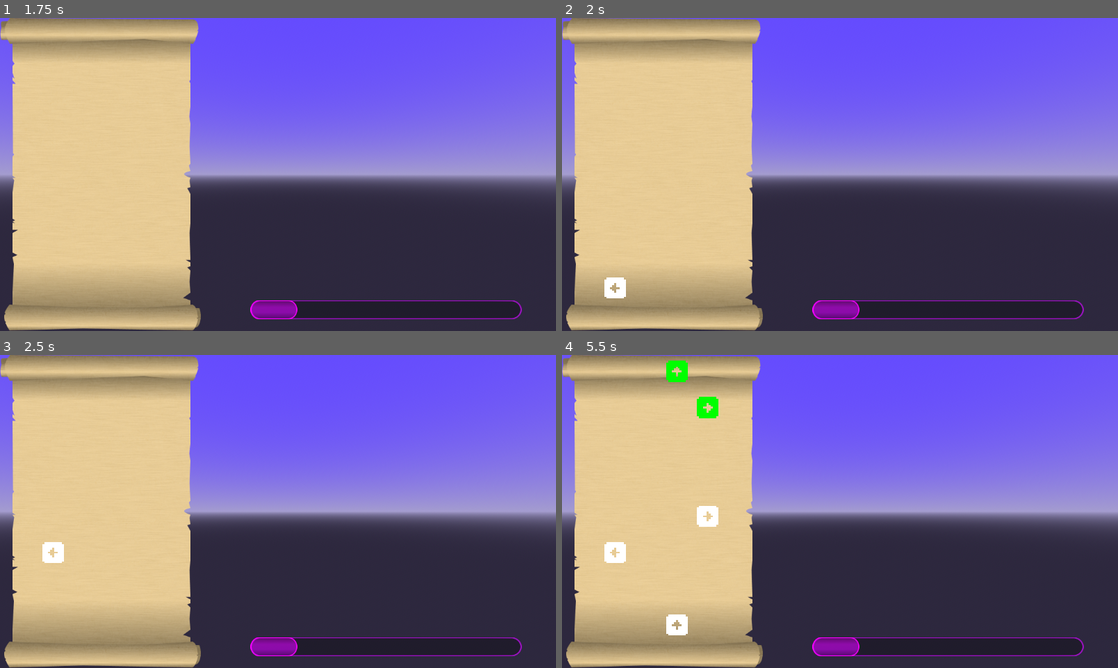
Above: before the commit, frames 1-4 (two rows, left to right).
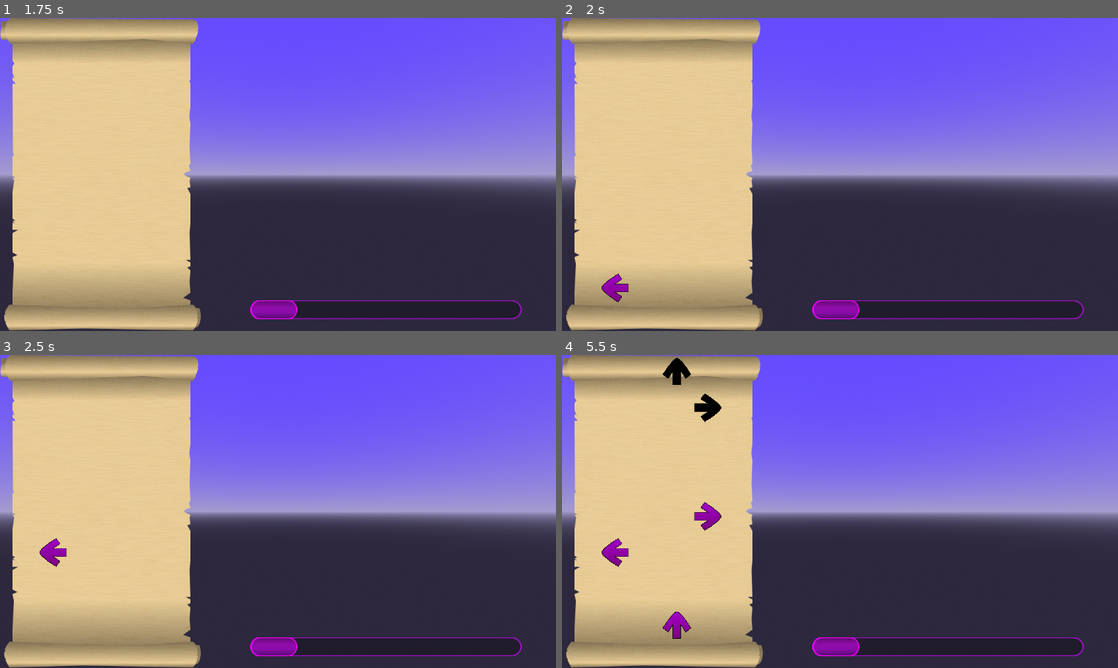
Above: after the commit, the same moments.

Repository: Yngwarr/ludum-dare-55
Game: Godot game, scene res://scenes/MainMenu.tscn
Same seed, same stepped clock (60 frames per second), same inputs: the game is played once before the commit and once after it. The engine's default icon, where the game draws it, is replaced by a stand-in: a white triangle on a blue panel in a dark square.
Inputs:
- Up to frame 1 (1.75 s): click "Start" at 0.5 s; tap Enter at 1.25 s; hold Right (game_right) from 1.28 s (still down)
- Up to frame 2 (2 s): keep holding Right (game_right)
- Up to frame 3 (2.5 s): release Right (game_right) at 2.03 s; hold Down (game_down) from 2.03 s (still down)
- Up to frame 4 (5.5 s): release Down (game_down) at 2.78 s; hold Right (game_right) 2.78-3.53 s; hold Up (game_up) 3.53-4.28 s; hold Left (game_left) from 4.28 s (still down)

Frame 1 is identical in both runs. In frame 2, 0.3% of the frame differs, in the area x 7-12%, y 81-91%; in frame 3, 0.3%; in frame 4, 1.5%, in the area x 7-29%, y 0-91%.

Commit message:
change arrows

Diff:
--- a/scenes/Prompt.tscn
+++ b/scenes/Prompt.tscn
@@ -1,17 +1,21 @@
-[gd_scene load_steps=4 format=3 uid="uid://dqxmx546o8wko"]
+[gd_scene load_steps=8 format=3 uid="uid://dqxmx546o8wko"]
 
 [ext_resource type="Texture2D" uid="uid://cbojivyq5kgh2" path="res://img/arrow_up.png" id="1_d0i5s"]
 [ext_resource type="Script" path="res://src/Prompt.gd" id="1_h5f3l"]
+[ext_resource type="Texture2D" uid="uid://blvhe55c2qay5" path="res://img/Left.png" id="2_kgbhb"]
+[ext_resource type="Texture2D" uid="uid://b8oup5ly33ft6" path="res://img/Down.png" id="3_e817s"]
+[ext_resource type="Texture2D" uid="uid://c0mxnr8dvpslh" path="res://img/Up.png" id="4_fcy28"]
+[ext_resource type="Texture2D" uid="uid://de8cvyigq3m83" path="res://img/Right.png" id="5_nmn8i"]
 
 [sub_resource type="CircleShape2D" id="CircleShape2D_ivig6"]
 radius = 22.0
 
 [node name="Prompt" type="Node2D"]
 script = ExtResource("1_h5f3l")
+arrow_textures = Array[Texture2D]([ExtResource("2_kgbhb"), ExtResource("3_e817s"), ExtResource("4_fcy28"), ExtResource("5_nmn8i")])
 
-[node name="ArrowUp" type="Sprite2D" parent="."]
+[node name="View" type="Sprite2D" parent="."]
 texture_filter = 1
-scale = Vector2(4, 4)
 texture = ExtResource("1_d0i5s")
 
 [node name="Area2D" type="Area2D" parent="."]
--- a/src/MelodyController.gd
+++ b/src/MelodyController.gd
@@ -20,52 +20,52 @@
 var notes
 
 func _ready() -> void:
-    notes = prepare_song(song_path)
-    start_delay = abs(spawn_marker.position.y - catch_marker.position.y) / prompt_speed
+	notes = prepare_song(song_path)
+	start_delay = abs(spawn_marker.position.y - catch_marker.position.y) / prompt_speed
 
-    play()
+	play()
 
 func _physics_process(delta: float) -> void:
-    if !running:
-        return
+	if !running:
+		return
 
-    progress += delta
+	progress += delta
 
-    if !music_playing and progress >= 0:
-        music_playing = true
-        music.play()
+	if !music_playing and progress >= 0:
+		music_playing = true
+		music.play()
 
-    if cursor >= len(notes):
-        return
+	if cursor >= len(notes):
+		return
 
-    if progress < notes[cursor]["time"] - start_delay:
-        return
+	if progress < notes[cursor]["time"] - start_delay:
+		return
 
-    spawn_prompt(note_to_prompt(notes[cursor]["name"]))
-    cursor += 1
+	spawn_prompt(note_to_prompt(notes[cursor]["name"]))
+	cursor += 1
 
 func note_to_prompt(note_name: String):
-    match note_name:
-        "D3": return 0
-        "G3": return 1
-        "F3": return 2
-        _: return 3
+	match note_name:
+		"D3": return 0
+		"G3": return 1
+		"F3": return 2
+		_: return 3
 
 func prepare_song(path: String) -> Variant:
-    var file := FileAccess.open(path, FileAccess.READ)
-    var content := file.get_as_text()
-    var json = JSON.parse_string(content)
+	var file := FileAccess.open(path, FileAccess.READ)
+	var content := file.get_as_text()
+	var json = JSON.parse_string(content)
 
-    return json["tracks"][0]["notes"]
+	return json["tracks"][0]["notes"]
 
 func play() -> void:
-    running = true
+	running = true
 
 func spawn_prompt(idx: int) -> void:
-    var prompt = prompt_scene.instantiate()
+	var prompt = prompt_scene.instantiate()
 
-    prompt.pixels_per_second = prompt_speed
-    prompt.set_direction(idx)
-    prompt.position = spawn_points[idx].position
+	prompt.pixels_per_second = prompt_speed
+	prompt.position = spawn_points[idx].position
 
-    prompt_container.add_child(prompt)
+	prompt_container.add_child(prompt)
+	prompt.set_direction(idx)
--- a/src/Prompt.gd
+++ b/src/Prompt.gd
@@ -8,11 +8,14 @@
 const UP := 2
 const RIGHT := 3
 
+@export var arrow_textures: Array[Texture2D]
+
 var pixels_per_second := 200
 var action: StringName
 var catchable := false
 
 @onready var area: Area2D = $Area2D
+@onready var view: Sprite2D = $View
 
 func _ready() -> void:
 	add_to_group(&"prompt")
@@ -47,15 +50,13 @@
 	queue_free()
 
 func set_direction(direction: int) -> void:
+	view.texture=arrow_textures[direction]
 	match direction:
 		LEFT:
-			rotation_degrees = -90
 			action = &"game_left"
 		RIGHT:
-			rotation_degrees = 90
 			action = &"game_right"
 		DOWN:
-			rotation_degrees = 180
 			action = &"game_down"
 		UP:
 			action = &"game_up"
